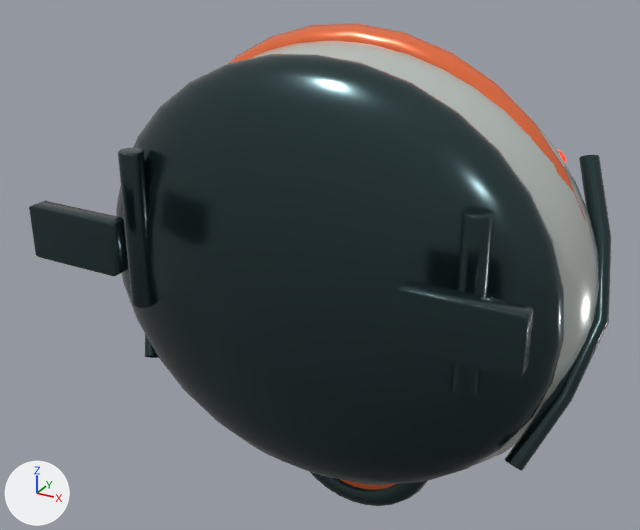
The Blender file assets/models/ocean/hero/damaged-lifepod.blend, before and after one commit.
The view is the same before and after, from a 50 mm camera at (4.93, -9.91, 4.87) aimed at (-0.63, 0.19, -0.19). Lighting does not change. The marker at lower left points along +X, +Y and +Z. The first picture is the older version.

Names of what the first picture shows: 'equatorial-rescue-band', 'forward-hatch', 'forward-hatch-frame', 'landing-foot--1', 'landing-foot-1', 'landing-shock--1', 'landing-shock-1', 'lower-heat-shield', 'pressure-shell', 'roll-cage-1' and 2 more.
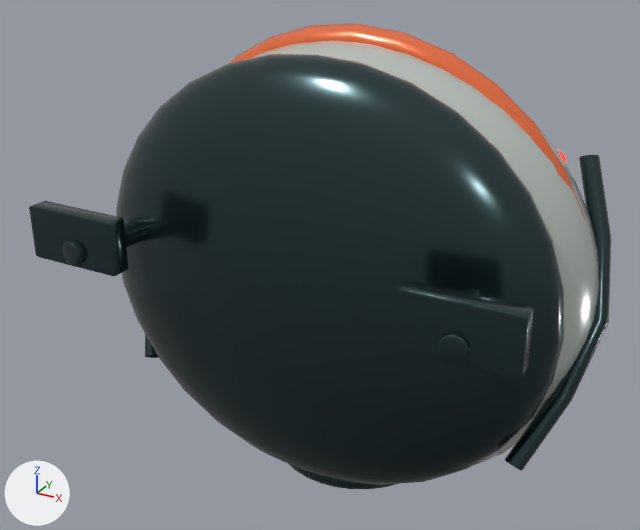
What differs and where, as boxes (x1, y1, x2, y2) in the pictures (640 x 530 px):
```json
{"object": "landing-shock-1", "change": "turned", "before": [450, 207, 494, 396], "after": [437, 289, 485, 364]}
{"object": "landing-shock--1", "change": "turned", "before": [118, 148, 153, 308], "after": [63, 217, 147, 267]}
{"object": "forward-hatch-frame", "change": "turned", "before": [310, 472, 427, 506], "after": [288, 463, 396, 489]}
{"object": "forward-hatch", "change": "turned", "before": [340, 479, 395, 490], "on screen": "not visible afterwards"}
```

Scene script edits in JSON lines:
```json
{"op": "set", "path": "ob_forward_hatch_frame.rotation_euler", "old": "(1.571, 0.0, 0.0)", "new": "(0.0, 0.0, 0.0)", "note": "degrees (90, 0, 0) -> degrees (0, 0, 0)"}
{"op": "set", "path": "ob_forward_hatch.rotation_euler", "old": "(1.571, 0.0, 0.0)", "new": "(0.0, 0.0, 0.0)", "note": "degrees (90, 0, 0) -> degrees (0, 0, 0)"}
{"op": "set", "path": "ob_landing_shock__1.rotation_euler", "old": "(0.0, 0.0, -0.18)", "new": "(1.571, 0.0, -0.18)", "note": "degrees (0, 0, -10) -> degrees (90, 0, -10)"}
{"op": "set", "path": "ob_landing_shock_1.rotation_euler", "old": "(0.0, 0.0, 0.18)", "new": "(1.571, 0.0, 0.18)", "note": "degrees (0, 0, 10) -> degrees (90, 0, 10)"}
```
